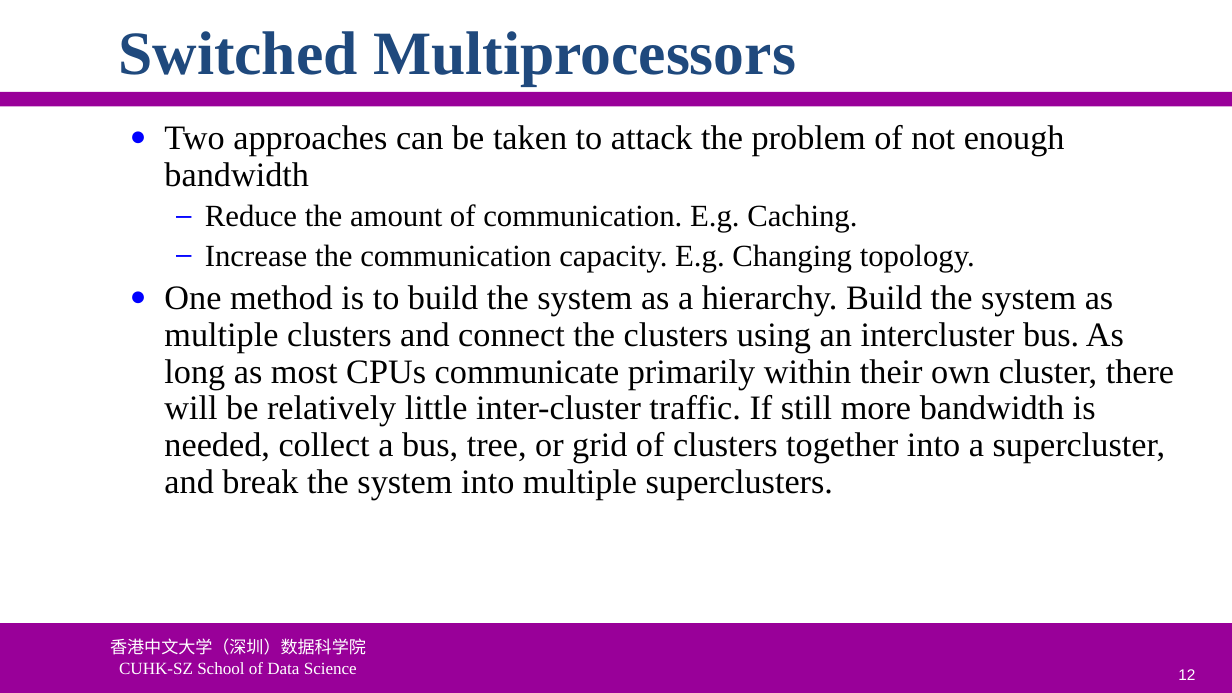
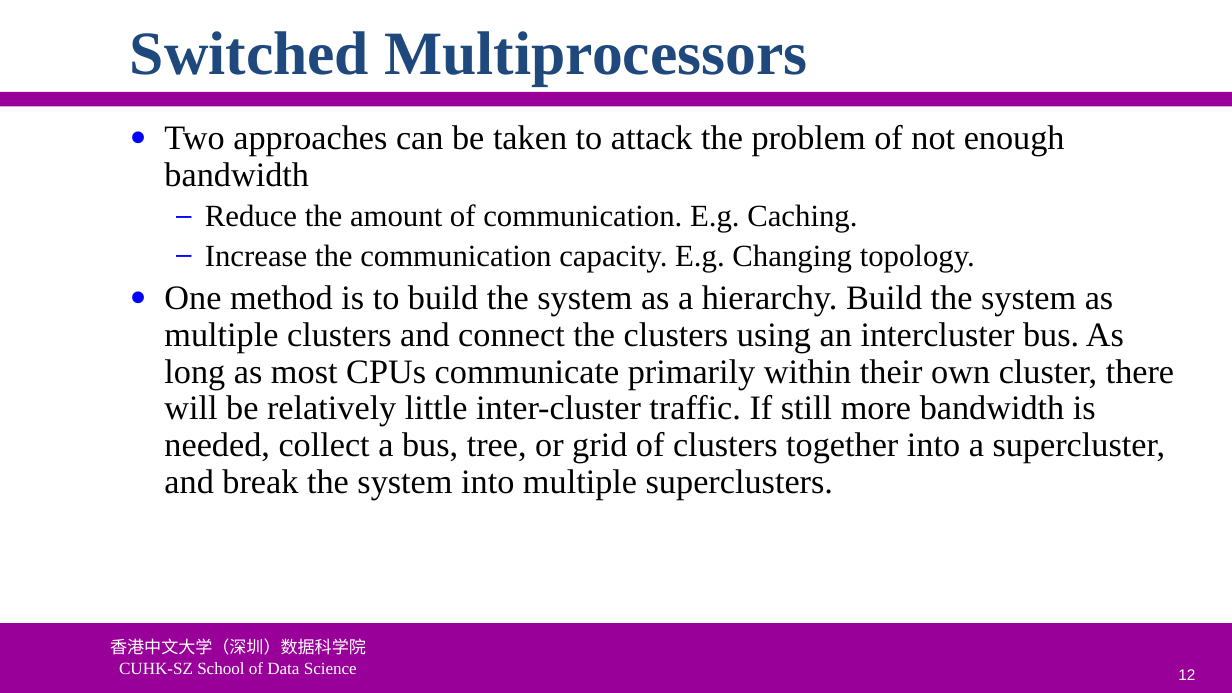
Before and after one commit to ychung1103/ychung1103.github.io, a slide deck: slide 12 of Slides/CSC6032/Advanced-OS-05-DSM.pptx. Drawn at 1232x693 pixels with LibreOffice and Linux fonts; fonts in the diff are those of the drawing; background and template pictures are left out. Boxes give left, top, right and bottom in pixels: in the first picture for what was removed or moved away, otherwise in the second. Text is boxed around its words. In the diff, an @@ line names an element or a change of style, - is before the commit and + after.

```diff
--- a/Slides/CSC6032/Advanced-OS-05-DSM.pptx
+++ b/Slides/CSC6032/Advanced-OS-05-DSM.pptx
@@ title "Switched Multiprocessors": place and size @@
-title "Switched Multiprocessors" at (118,31,796,85)
+title "Switched Multiprocessors" at (130,31,808,85)
```
Also in this commit, not shown: 9 other slides changed, 9 other files.
